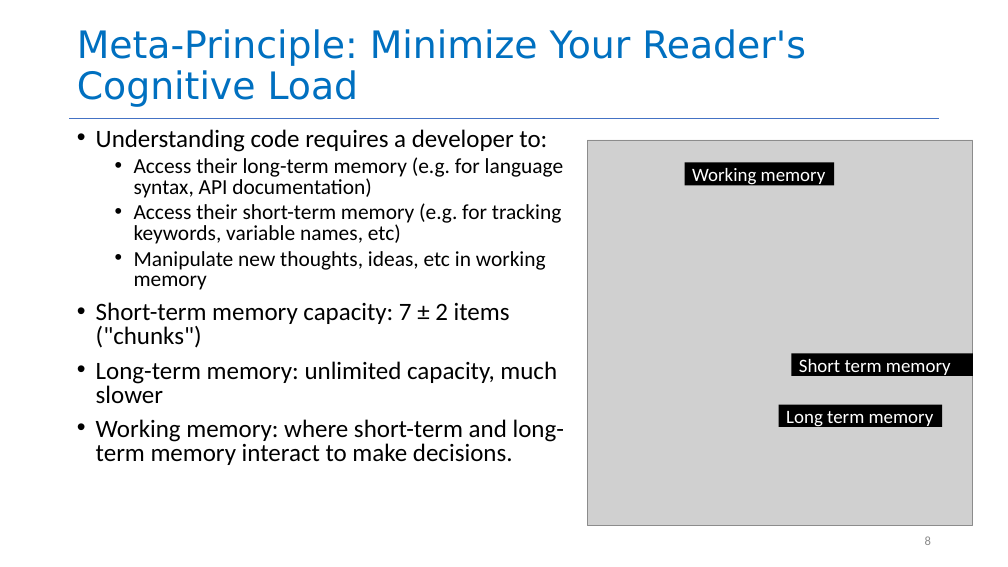
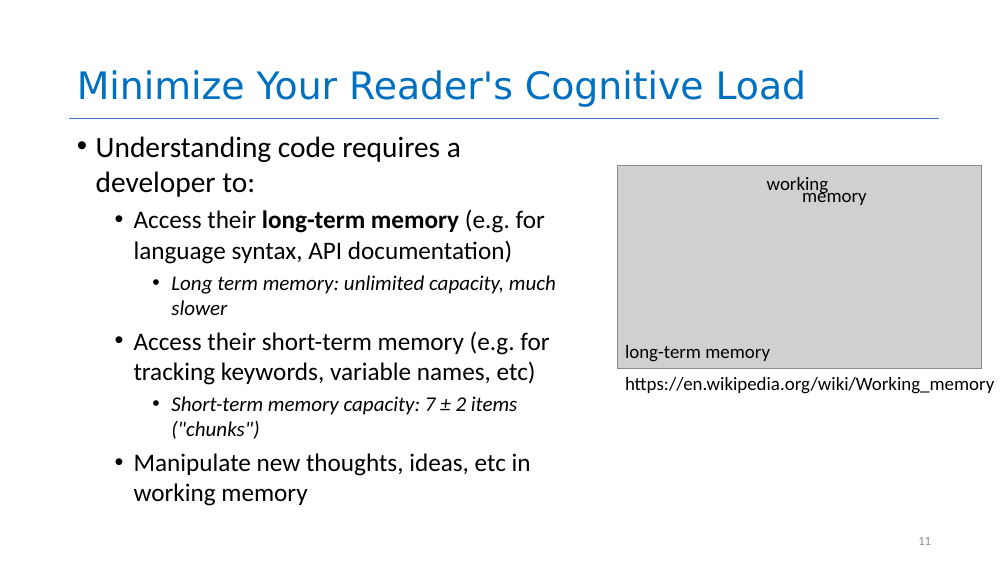
Before and after one commit to neu-se/CS4530-Spring-2026, a slide deck: slide 11 of Slides/Module 08 Code Level Design.pptx (slide 8 before the commit). Drawn at 1008x567 pixels with LibreOffice and Linux fonts; fonts in the diff are those of the drawing; grey boxes stand for pictures. Boxes give left, top, right and bottom in pixels: in the first picture for what was removed or moved away, otherwise in the second. Text is boxed around its words. In the diff, an @@ line names an element or a change of style, - is before the commit and + after.

```diff
--- a/Slides/Module 08 Code Level Design.pptx
+++ b/Slides/Module 08 Code Level Design.pptx
@@ title at <box>77,70,807,107</box>: text changed @@
-Meta-Principle: Minimize Your Reader's Cognitive Load
+Minimize Your Reader's Cognitive Load
@@ text at <box>96,136,549,506</box>: size 23.8 to 28 pt in "Understanding code requires a developer to:"; size 20.4 to 24 pt in "Access their long-term memory (e.g. for language ...", "Access their short-term memory (e.g. for tracking ...", "Manipulate new thoughts, ideas, etc in working ..."; bold on in "long-term memory"; line spacing 0.8 to 1 @@
@@ picture removed at <box>588,140,973,526</box> @@
@@ picture added at <box>618,166,982,369</box> @@
@@ text "working" at <box>767,177,829,195</box>: vertical alignment middle to top; fill #000000 to none @@
@@ text "working": place and size @@
-text "working" at <box>685,163,835,186</box>
+text "working" at <box>767,177,829,195</box>
@@ text at <box>767,177,829,195</box>: text changed; text colour #FFFFFF to #000000 @@
-Working memory
+working
@@ text added at <box>802,186,867,205</box>, 18 pt, text #000000 @@
+memory
@@ text at <box>171,275,556,315</box>: paragraph added @@
+    • Long term memory: unlimited capacity, much slower
@@ text at <box>96,302,564,465</box>: paragraphs removed @@
-• Short-term memory capacity: 7 ± 2 items ("chunks")
-• Long-term memory: unlimited capacity, much slower
-• Working memory: where short-term and long-term memory interact to make decisions.
@@ text "long-term memory": place and size @@
-text "long-term memory" at <box>779,405,942,427</box>
+text "long-term memory" at <box>625,345,770,362</box>
@@ text "long-term memory" at <box>625,345,770,362</box>: vertical alignment middle to top; fill #000000 to none @@
@@ text at <box>625,345,770,362</box>: text changed; text colour #FFFFFF to #000000 @@
-Long term memory
+long-term memory
@@ rectangle removed at <box>792,354,973,377</box> @@
-Short term memory
@@ text added at <box>625,377,994,394</box>, 18 pt, text #000000 @@
+https://en.wikipedia.org/wiki/Working_memory
@@ text at <box>171,396,517,439</box>: paragraph added @@
+    • Short-term memory capacity: 7 ± 2 items ("chunks")
@@ page number at <box>918,537,931,545</box>: text changed @@
-8
+11
```
Also in this commit, not shown: 2 other slides changed, 1 slide added, 2 other files.
